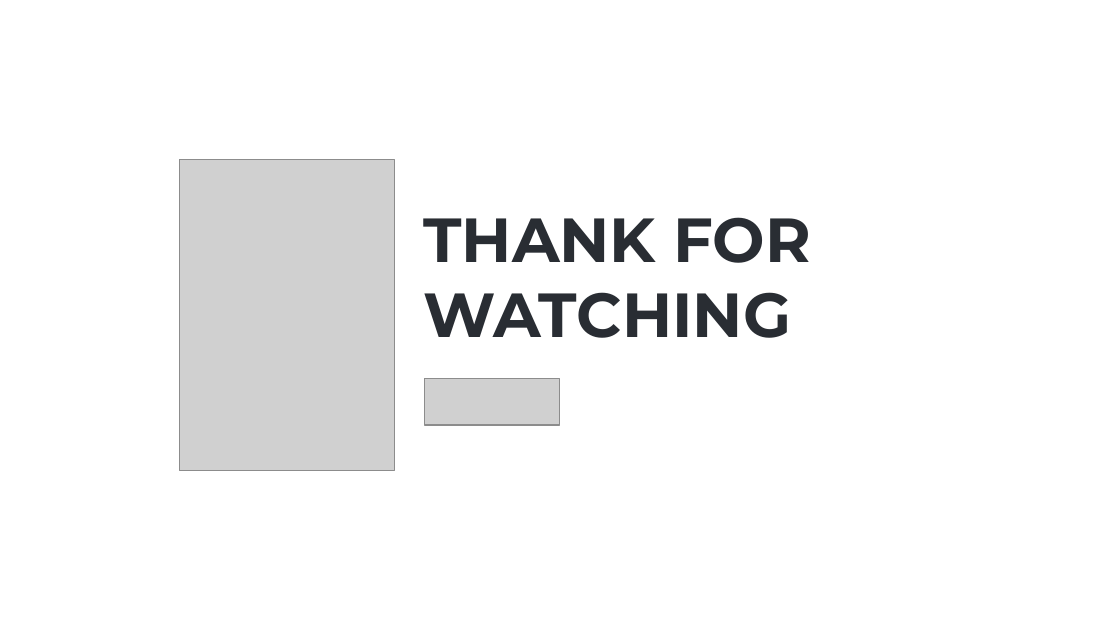
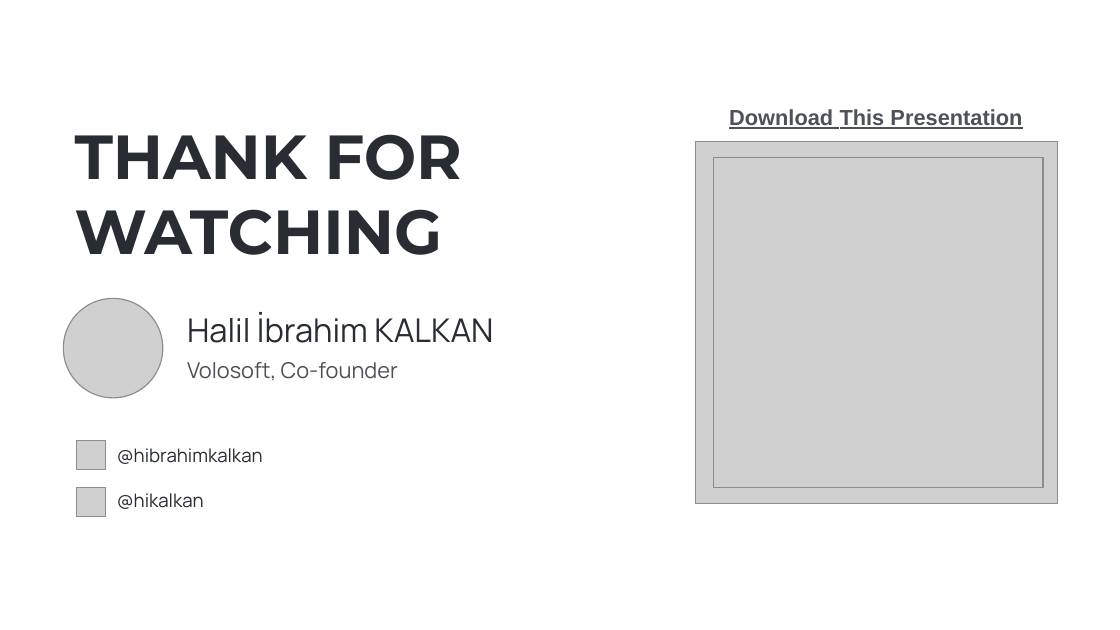
Before and after one commit to hikalkan/presentations, a slide deck: slide 10 of 2024-10-12 Devnot Summit 2024/ModularMonolithIntegrationPatterns.pptx. Drawn at 1120x630 pixels with LibreOffice and Linux fonts; fonts in the diff are those of the drawing; grey boxes stand for pictures; background and template pictures are left out. Boxes give left, top, right and bottom in pixels: in the first picture for what was removed or moved away, otherwise in the second. Text is boxed around its words. In the diff, an @@ line names an element or a change of style, - is before the commit and + after.

```diff
--- a/2024-10-12 Devnot Summit 2024/ModularMonolithIntegrationPatterns.pptx
+++ b/2024-10-12 Devnot Summit 2024/ModularMonolithIntegrationPatterns.pptx
@@ text "THANK FOR": place and size @@
-text "THANK FOR" at (424,217,811,338)
+text "THANK FOR" at (75,134,462,255)
@@ text added at (729,109,1022,129), 14 pt, text #4E5258, bold, underline @@
+Download This Presentation
@@ picture added at (696,141,1057,503) @@
@@ picture removed at (179,159,393,470) @@
@@ picture added at (713,158,1043,487) @@
@@ picture added at (64,298,164,398) @@
@@ text added at (187,312,493,343), 21 pt, text #292D33 @@
+Halil İbrahim KALKAN
@@ text added at (187,362,398,380), 14 pt, text #4E5258 @@
+Volosoft, Co-founder
@@ picture removed at (424,379,560,426) @@
@@ picture added at (77,440,106,469) @@
@@ text added at (117,448,263,464), 12 pt, text #292D33 @@
+@hibrahimkalkan
@@ picture added at (77,487,106,516) @@
@@ text added at (117,493,204,509), 12 pt, text #292D33 @@
+@hikalkan
```
Also in this commit, not shown: 7 other slides changed, 2 slides added, 2 slides removed.
